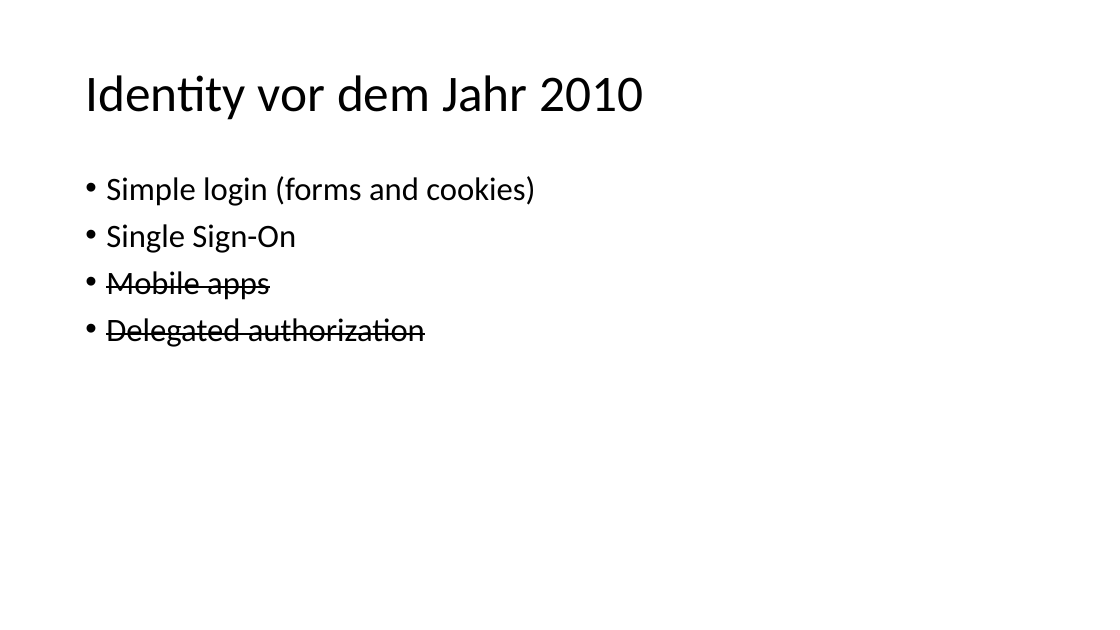
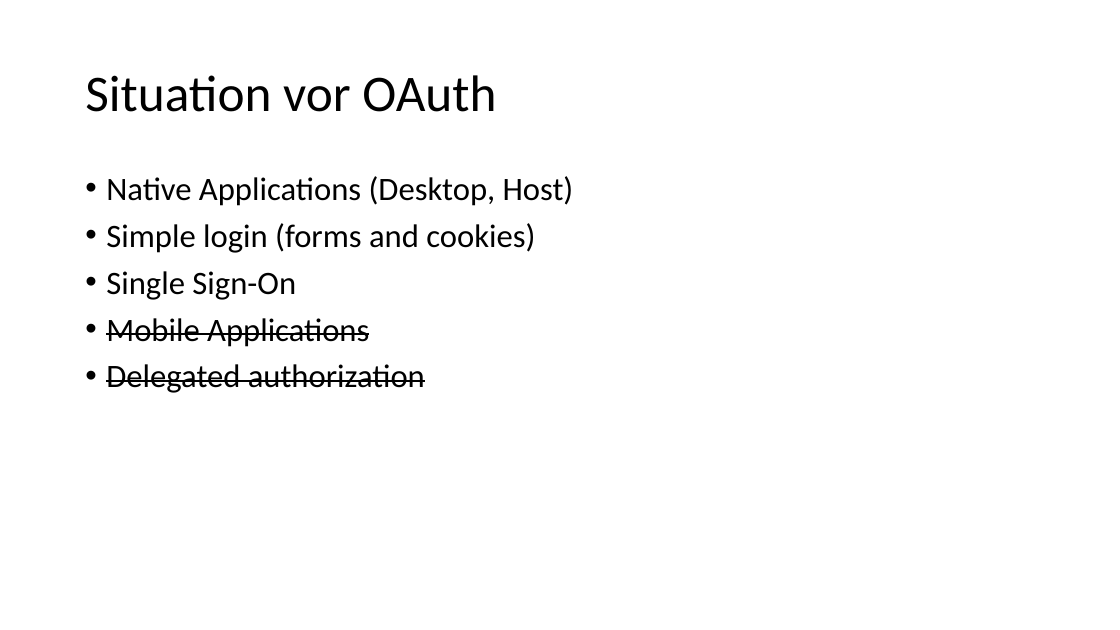
Before and after one commit to danielwagn3r/openid-workshop, a slide deck: slide 4 of OpenID Connect & OAuth.pptx (slide 3 before the commit). Drawn at 1120x630 pixels with LibreOffice and Linux fonts; fonts in the diff are those of the drawing. Boxes give left, top, right and bottom in pixels: in the first picture for what was removed or moved away, otherwise in the second. Text is boxed around its words. In the diff, an @@ line names an element or a change of style, - is before the commit and + after.

```diff
--- a/OpenID Connect & OAuth.pptx
+++ b/OpenID Connect & OAuth.pptx
@@ title at (85, 75, 496, 112): text changed @@
-Identity vor dem Jahr 2010
+Situation vor OAuth
@@ text at (106, 176, 574, 206): paragraph added @@
+• Native Applications (Desktop, Host)
@@ text at (106, 318, 369, 347): text changed @@
-• Mobile apps
+• Mobile Applications
```
Also in this commit, not shown: 25 other slides changed, 3 slides added, 1 slide removed.
